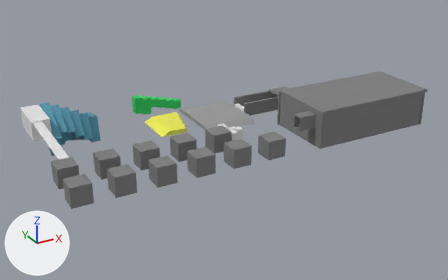
The glTF model assets/models/Gym area.glb, before and after one commit.
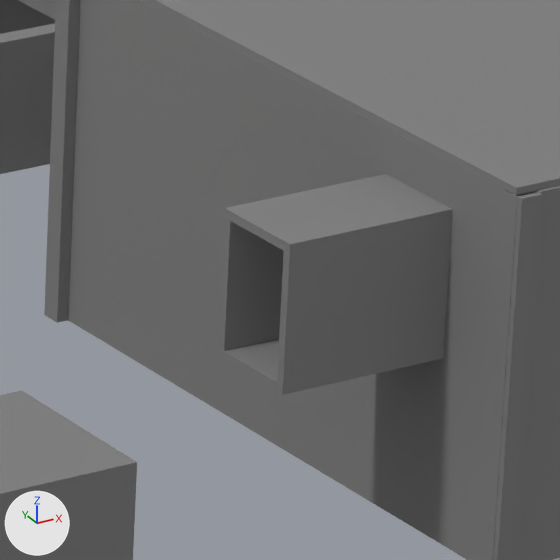
Old and new are each drawn whole from a 50 mm lens placed at (-53.9, -154.1, 53.7), pointed at (8.6, -40.5, -3.1) and again close up on the part from 61% to 73% of the width and 34% to 53% of the height. The lights are fixed; the arrows at lower left show +X, +Y and +Z. The last two pictures show the newer version. Where no turn or scale is listed for an object, it has been applied to the vertices. Vertices at exactly the same position are counted once.
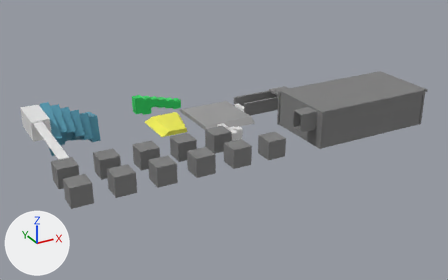
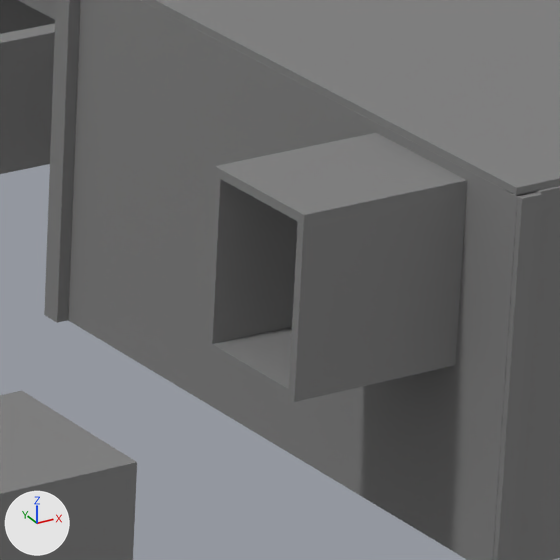
Pixel boxes (x1, y1, x2, y2) of what changed, in the close-ups (560 x 560 px; the box of a moved part takes in the faces that stretch with it):
'Cube.029', reshaped (11% wider, 22% taller): before (218, 174, 453, 395); after (206, 133, 467, 402)
part 1 of me_cube_054, moved or reshaped: before (277, 209, 453, 395); after (289, 180, 467, 402)
part 2 of me_cube_054, moved or reshaped: before (218, 339, 282, 395); after (207, 327, 294, 402)
part 3 of me_cube_054, moved or reshaped: before (218, 174, 452, 356); after (206, 133, 466, 350)

Diff of the bpy script that builds the scene:
```diff
--- a/assets/models/Gym area.glb.py
+++ b/assets/models/Gym area.glb.py
@@ me_cube_054 @@
 # used by ob_cube_029; location = (18.4, -57.34, 5.48)
-me_cube_054.from_pydata(...)  # 16 vertices, 32 faces; spans x -1.94..1.94, y -1.1..1.1, z -1.58..1.58
+me_cube_054.from_pydata(...)  # 16 vertices, 32 faces; spans x -1.94..1.94, y -1.5..1.5, z -1.58..2.32
+# me_cube_054 part 1: all 4 vertices in x -1.94..1.94, y -1.1..-0.9, z 1.38..1.58 are moved by (0.0, -0.4, 0.74)
+# me_cube_054 part 2: all 4 vertices in x -1.94..1.94, y 0.9..1.1, z -1.58..-1.38 are moved by (0.0, 0.4, 0.0)
+# me_cube_054 part 3: all 4 vertices in x -1.94..1.94, y 0.9..1.1, z 1.38..1.58 are moved by (0.0, 0.4, 0.74)
+# other edits to the shape of me_cube_054 do not show in these pictures
 me_cube_054.materials.append(mat_gym_area_walls)
```
